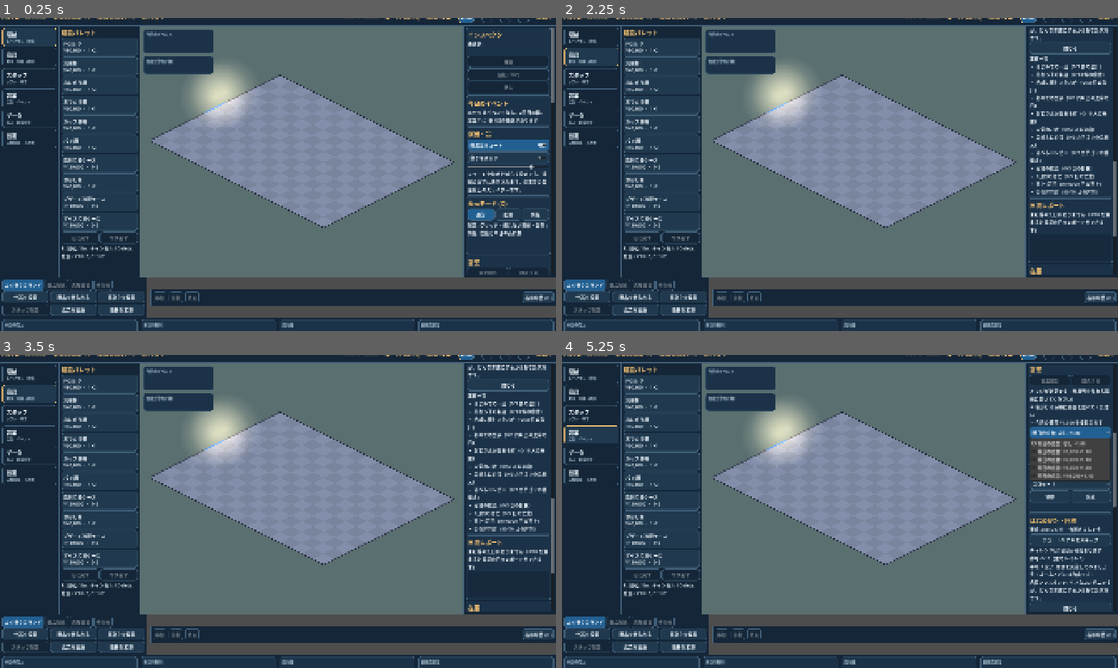
Above: before the commit, frames 1-4 (two rows, left to right).
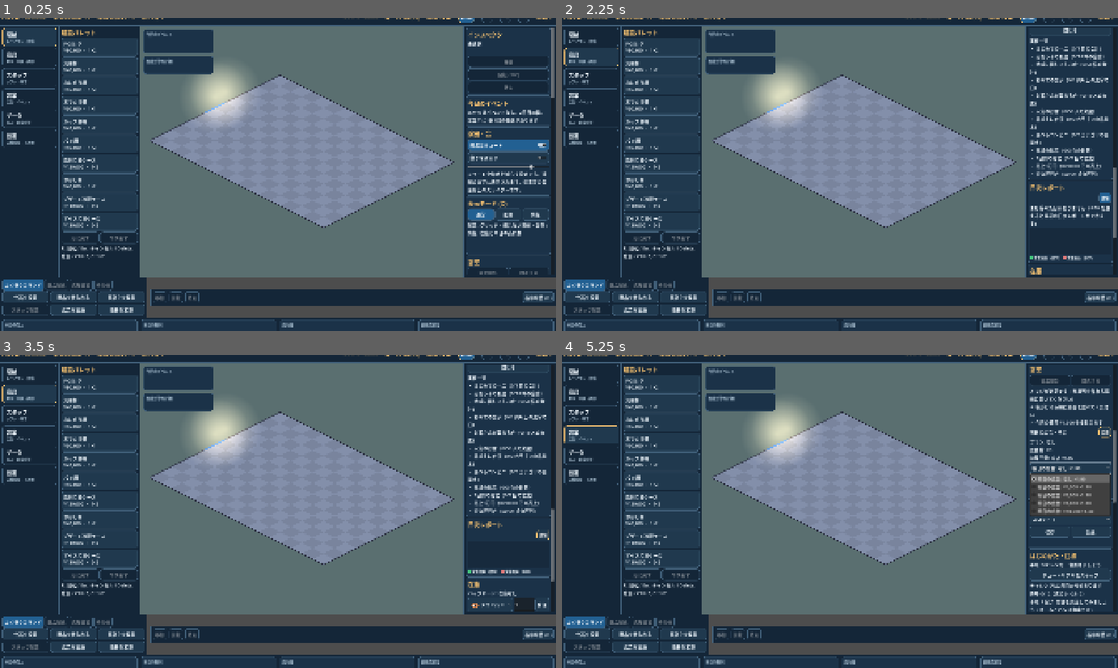
Above: after the commit, the same moments.

Repository: yn217/Convenience_store_Sim
Game: Godot game, scene res://scenes/main/Main.tscn
Two runs of this game, one before a commit and one after it. Both use one fixed random seed, a clock stepped at 60 frames per second and the inputs below.
Inputs (mouse positions are in pixels of both pictures, inside the frame that each line leads up to):
- Up to frame 1 (0.25 s): no input
- Up to frame 2 (2.25 s): click (1106, 324) at 0.5 s, where only the run after the commit has a clickable "変更"; click (589, 36) at 1.27 s; click (589, 58) at 2.02 s
- Up to frame 3 (3.5 s): click (544, 533) at 2.75 s, where only the run after the commit has a clickable "詳細"
- Up to frame 4 (5.25 s): click (1101, 649) at 3.5 s, where only the run after the commit has a clickable "変更"; click (589, 436) at 4.27 s; click (1106, 433) at 5 s, where only the run after the commit has a clickable "変更"

The runs differ from the first frame. In frame 1, less than 0.1% of the frame differs, in the area x 99-100%, y 25-28%; in frame 2, 3.8%; in frame 3, 4.1%; in frame 4, 5.8%, in the area x 83-100%, y 22-82%.

Commit message:
feat(ui): ad plan summary, 変更 and 詳細 buttons, chart legend
- Business: tomorrow's plan summary (plan / advertising cost / traffic forecast)
  above the tier dropdown, a 変更 button that opens the dropdown. Dropdown text
  and summary come from pure static helpers (tier_item_text, plan_summary_text).
- Report: 詳細 toggle shows/hides the daily summary text; colour legend for the
  profit bars (黒字 / 赤字) built from ReportChart colours.
- UiTheme: SUCCESS_GREEN and INFO_CYAN constants.

Co-Authored-By: Claude Haiku <noreply@anthropic.com>

Diff:
--- a/scripts/presentation/business_controller.gd
+++ b/scripts/presentation/business_controller.gd
@@ -12,6 +12,8 @@
 var _start: Button
 var _close: Button
 var _ad: OptionButton
+var _ad_change: Button
+var _ad_summary: Label
 var _ad_info: Label
 var _status: Label
 var _checklist: Label
@@ -41,12 +43,26 @@
 	_checklist = Label.new()
 	_checklist.autowrap_mode = TextServer.AUTOWRAP_WORD_SMART
 	_body.add_child(_checklist)
+	var ad_head := HBoxContainer.new()
+	var ad_title := Label.new()
+	ad_title.text = "明日の広告・予定"
+	ad_title.size_flags_horizontal = Control.SIZE_EXPAND_FILL
+	ad_head.add_child(ad_title)
+	_ad_change = Button.new()
+	_ad_change.text = "変更"
+	_ad_change.add_theme_font_size_override("font_size", 13)
+	_ad_change.pressed.connect(open_ad_picker)
+	ad_head.add_child(_ad_change)
+	_body.add_child(ad_head)
+	_ad_summary = Label.new()
+	_ad_summary.autowrap_mode = TextServer.AUTOWRAP_WORD_SMART
+	_body.add_child(_ad_summary)
 	_ad = OptionButton.new()
 	_ad.clip_text = true
 	_ad.fit_to_longest_item = false
 	_ad.custom_minimum_size = Vector2(60, 0)
 	for tier in _tiers:
-		_ad.add_item("明日の広告: %s ×%.2f" % [GameHud.format_yen(int(tier["yen_per_day"])) if int(tier["yen_per_day"]) > 0 else "なし", float(tier["arrival_multiplier"])])
+		_ad.add_item(tier_item_text(tier))
 		_ad.set_item_metadata(_ad.item_count - 1, int(tier["yen_per_day"]))
 	_ad.item_selected.connect(func(i): set_next_day_ad(_ad.get_item_metadata(i)))
 	_body.add_child(_ad)
@@ -68,11 +84,33 @@
 	for i in _ad.item_count:
 		if _ad.get_item_metadata(i) == int(snap.get("next_day_ad_yen", 0)):
 			_ad.select(i)
+	var planned := int(snap.get("next_day_ad_yen", 0))
+	_ad_summary.text = plan_summary_text(_tiers, planned)
 	var today := int(snap.get("applied_ad_tier_yen", 0))
 	_ad_info.text = "今日の広告: %s ／ 明日の予約: %s（翌日の開始時に請求）" % [_yen_or_none(today), _yen_or_none(int(snap.get("next_day_ad_yen", 0)))]
 	var unpaid := int(snap.get("unpaid_cost_yen", 0))
 	if state == "PAYMENT_BLOCKED":
 		_status.text = "費用を支払えず営業を停止しました（未払い %s）。セーブからやり直してください。" % GameHud.format_yen(unpaid)
+
+
+## One dropdown row, e.g. "明日の広告: なし ×1.00" or "明日の広告: ¥2,000 ×1.18".
+static func tier_item_text(tier: Dictionary) -> String:
+	var yen := int(tier["yen_per_day"])
+	return "明日の広告: %s ×%.2f" % [GameHud.format_yen(yen) if yen > 0 else "なし", float(tier["arrival_multiplier"])]
+
+
+## Summary of tomorrow's planned tier (SCR-17): plan, advertising cost and the traffic forecast.
+## A tier that is not in the list counts as no advertising (×1.00).
+static func plan_summary_text(tiers: Array, tier_yen: int) -> String:
+	var tier: Dictionary = {}
+	for t in tiers:
+		if int(t["yen_per_day"]) == tier_yen:
+			tier = t
+	var multiplier := float(tier.get("arrival_multiplier", 1.0))
+	var plan := "なし" if tier_yen <= 0 else GameHud.format_yen(tier_yen) + "/日"
+	return "プラン: %s
+広告費: %s
+効果予測: 来店 ×%.2f" % [plan, GameHud.format_yen(maxi(tier_yen, 0)), multiplier]
 
 
 ## SCR-09: every opening condition with a mark, so a disabled button always says why.
@@ -104,6 +142,12 @@
 	return _send({"kind": &"REQUEST_CLOSE"})
 
 
+## The 変更 button: opens the tomorrow-tier dropdown; the choice itself still goes through set_next_day_ad.
+func open_ad_picker() -> void:
+	_ad.grab_focus()
+	_ad.show_popup()
+
+
 func set_next_day_ad(tier_yen: int) -> CommandResult:
 	return _send({"kind": &"SET_NEXT_DAY_AD", "tier_yen": tier_yen})
 
--- a/scripts/presentation/report_chart.gd
+++ b/scripts/presentation/report_chart.gd
@@ -3,7 +3,7 @@
 ## Bars of operating profit per day (green above zero, red below). Colour is never the only cue:
 ## the zero line is drawn and each bar carries its day number.
 
-const UP := Color("5cc98a")
+const UP := UiTheme.SUCCESS_GREEN
 const DOWN := Color("e07a7a")
 const AXIS := Color("42617b")
 
--- a/scripts/presentation/report_controller.gd
+++ b/scripts/presentation/report_controller.gd
@@ -11,18 +11,57 @@
 @onready var _body: VBoxContainer = $"../Layout/MainArea/FixtureInspector/Scroll/Body"
 
 
+var _detail_button: Button
+
+
 func setup(_app: Node) -> void:
 	var title := Label.new()
 	title.text = "日次レポート"
 	title.add_theme_font_size_override("font_size", 20)
 	_body.add_child(title)
+	var head := HBoxContainer.new()   # the 詳細 toggle sits on the row under the title, at the right
+	var spacer := Control.new()
+	spacer.size_flags_horizontal = Control.SIZE_EXPAND_FILL
+	head.add_child(spacer)
+	_detail_button = Button.new()
+	_detail_button.text = "詳細"
+	_detail_button.toggle_mode = true
+	_detail_button.button_pressed = true
+	_detail_button.add_theme_font_size_override("font_size", 13)
+	_detail_button.toggled.connect(func(shown: bool): _label.visible = shown)
+	head.add_child(_detail_button)
+	_body.add_child(head)
 	_label = Label.new()
 	_label.autowrap_mode = TextServer.AUTOWRAP_WORD_SMART
 	_body.add_child(_label)
 	_chart = ReportChart.new()
 	_chart.custom_minimum_size = Vector2(0, 90)
 	_body.add_child(_chart)
+	_body.add_child(_legend())
 	apply_snapshot({})
+
+
+## Colour key for the chart bars: the same colours ReportChart draws with.
+static func legend_entries() -> Array[Dictionary]:
+	return [
+		{"color": ReportChart.UP, "text": "営業損益（黒字）"},
+		{"color": ReportChart.DOWN, "text": "営業損益（赤字）"},
+	]
+
+
+func _legend() -> HBoxContainer:
+	var row := HBoxContainer.new()
+	for entry in legend_entries():
+		var dot := ColorRect.new()
+		dot.color = entry["color"]
+		dot.custom_minimum_size = Vector2(10, 10)
+		dot.size_flags_vertical = Control.SIZE_SHRINK_CENTER
+		row.add_child(dot)
+		var text := Label.new()
+		text.text = entry["text"]
+		text.add_theme_font_size_override("font_size", 12)
+		row.add_child(text)
+	return row
 
 
 func apply_snapshot(snap: Dictionary) -> void:
--- a/scripts/presentation/ui_theme.gd
+++ b/scripts/presentation/ui_theme.gd
@@ -11,6 +11,8 @@
 const TEXT_SECONDARY := Color("adc4d5")
 
 const WARM := Color("ffc873")
+const SUCCESS_GREEN := Color("43c67d")
+const INFO_CYAN := Color("5caefd")
 const CARD := Color("1b3248")
 const RADIUS := 8
 const HUD_RADIUS := 14
--- a/tests/scene/test_business_ui.gd
+++ b/tests/scene/test_business_ui.gd
@@ -41,3 +41,15 @@
 	t.eq(bc._status.text, CommandMessages.text(&"INVALID_OPERATION", &"ad_tier_invalid"))
 	main.queue_free()
 	await tree.process_frame
+
+
+func test_tier_item_text_and_plan_summary(t, _tree) -> void:
+	var tiers := [{"yen_per_day": 0, "arrival_multiplier": 1}, {"yen_per_day": 2000, "arrival_multiplier": 1.18}]
+	t.eq(BusinessController.tier_item_text(tiers[0]), "明日の広告: なし ×1.00")
+	t.eq(BusinessController.tier_item_text(tiers[1]), "明日の広告: ¥2,000 ×1.18")
+	var none := BusinessController.plan_summary_text(tiers, 0)
+	t.ok(none.contains("プラン: なし"), "no advertising: the plan is named なし")
+	t.ok(none.contains("広告費: ¥0"))
+	t.ok(none.contains("効果予測: 来店 ×1.00"))
+	t.eq(BusinessController.plan_summary_text(tiers, 2000), "プラン: ¥2,000/日\n広告費: ¥2,000\n効果予測: 来店 ×1.18")
+	t.ok(BusinessController.plan_summary_text(tiers, 777).contains("来店 ×1.00"), "a tier that is not listed counts as ×1.00")
--- a/tests/scene/test_report_ui.gd
+++ b/tests/scene/test_report_ui.gd
@@ -63,3 +63,12 @@
 	t.ok(rc._label.text.contains("DAY 9"))
 	main.queue_free()
 	await tree.process_frame
+
+
+func test_legend_matches_the_bar_colours(t, _tree) -> void:
+	var entries := ReportController.legend_entries()
+	t.eq(entries.size(), 2)
+	t.eq(entries[0]["color"], ReportChart.UP, "gain dot uses the bar colour")
+	t.eq(entries[1]["color"], ReportChart.DOWN, "loss dot uses the bar colour")
+	t.eq(UiTheme.SUCCESS_GREEN, Color("43c67d"))
+	t.eq(UiTheme.INFO_CYAN, Color("5caefd"))
